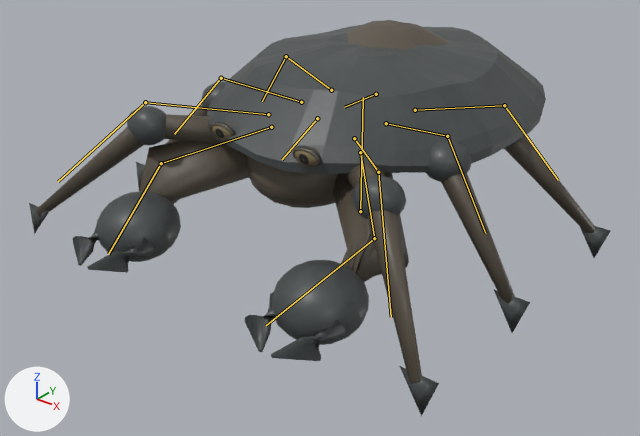
The glTF model outputs/AshenOathTheRoadBetweenCrowns/assets_external/design_pack_v1/creatures/M10_Millback.glb: old version first, new version second.
Both versions are drawn from a 50 mm camera at (2.21, -3.07, 1.79) aimed at (0.01, -0.32, 0.09). Every picture has the same lights, and +X, +Y and +Z are marked at lower left. The first picture is the older version. Both versions are drawn at frame 33 of the action 'Investigate'; the numbers are the values there. The bones that change, and the others that lie on the model, are drawn over the model as lines.

Objects in the first picture: 'M10_RuntimeAssembly'.
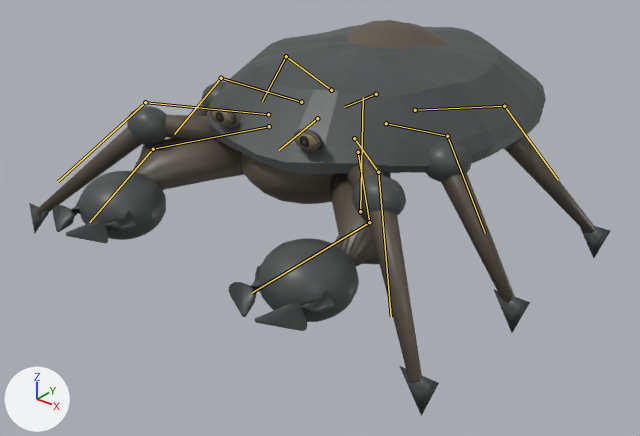
Boxes (x1, y1, x2, y2) around the edits, measured in the pictures (640 x 436 px):
'M10_RuntimeAssembly', posed
    before: (29, 20, 611, 416)
    after: (29, 20, 610, 416)
bone 'Head', root to tip
    before: (317, 118) to (282, 159)
    after: (317, 118) to (279, 150)

What the commit changed:
Bone 'Head' (bone_head) turns from (13, 0, 0) to (1, 0, 0) degrees about its own x, y and z.
